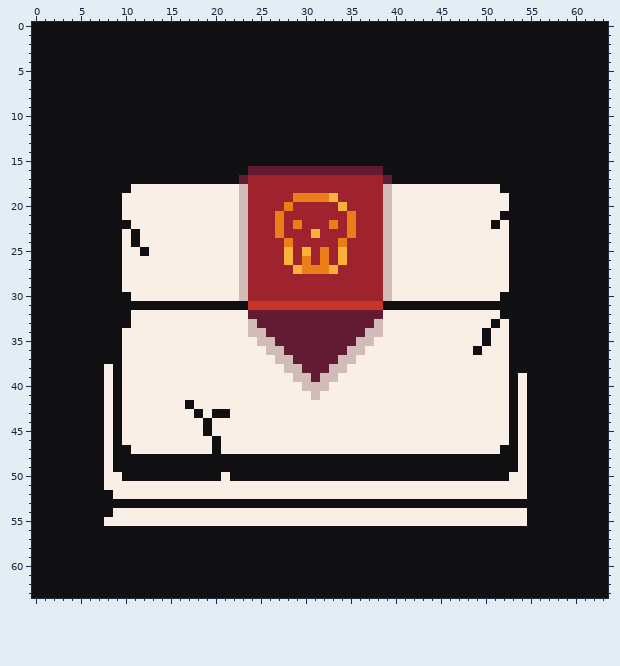
File history of a pixel-art file, Assets/Map/Decor/Altar/Altar.aseprite. That is the earlier state.
64x64 pixels, 1 frame.
After:
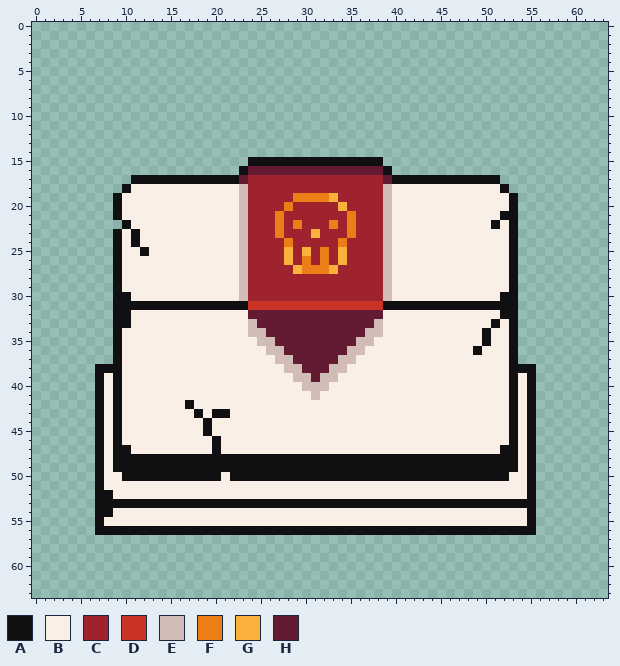
Palette (. is transparent): A #101012  B #faefe6  C #9e232f  D #c93426  E #d1bcb8  F #eb7e17  G #fab13c  H #631b33
From old to new:
layer "Layer 2" now hidden
The edit turns colour B into colour A in row 38 at x 8.
Colour A is gone in rows 0 to 14 at x 0 to 63; in row 15 at x 0 to 23 and 39 to 63; in row 16 at x 0 to 22 and 40 to 63; in row 17 at x 0 to 10 and 52 to 63; in row 18 at x 0 to 9 and 53 to 63; in rows 19 to 21 at x 0 to 8 and 54 to 63.
Colour A is gone in row 22 at x 0 to 9 and 54 to 63; in rows 23 to 37 at x 0 to 8 and 54 to 63; in rows 38 to 56 at x 0 to 6 and 56 to 63; in rows 57 to 63 at x 0 to 63.
Boxes around the changes in both pictures, in picture pixels (x1, y1, x2, y2):
changed: (32, 22, 608, 598)
